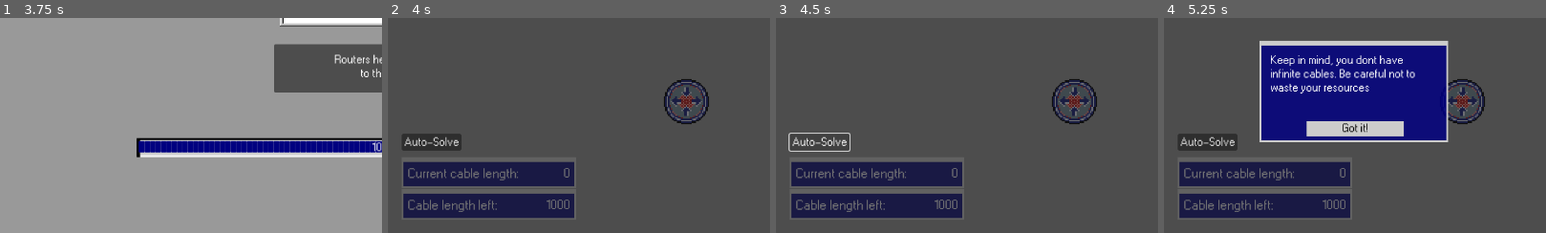
Above: before the commit, frames 1-4 (left to right).
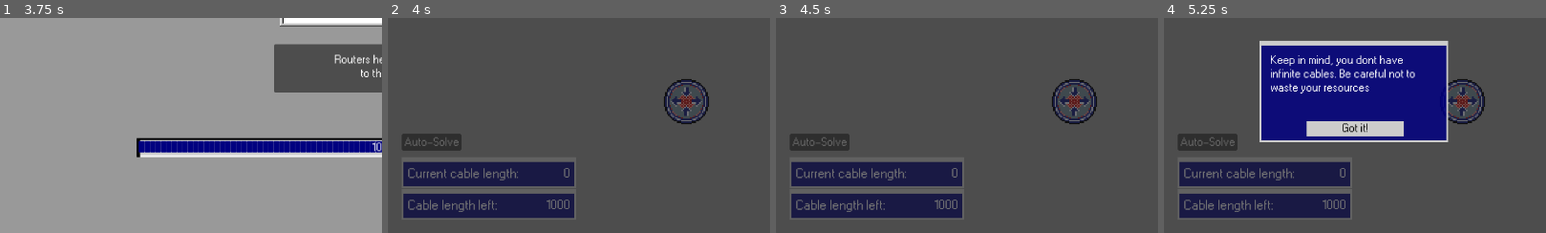
Above: after the commit, the same moments.

Repository: BcubeStudios/Netspace-Game
Game: Godot game, scene res://scenes/opening.tscn
Two runs of this game, one before a commit and one after it. Both use one fixed random seed, a clock stepped at 60 frames per second and the inputs below.
Inputs (mouse positions are % of the whole screen's width and height, from its top left):
- Up to frame 1 (3.75 s): click "☰" at 0.5 s; click "☰" at 1.25 s; click "START GAME" at 2 s; move the mouse to (72, 45) at 2.77 s; click (72, 45) at 2.92 s; move the mouse to (30, 55) at 3.52 s; click (30, 55) at 3.67 s
- Up to frame 2 (4 s): no input
- Up to frame 3 (4.5 s): click "Auto-Solve" at 4.25 s
- Up to frame 4 (5.25 s): click "Continue" at 5 s
The pictures show only the part of the screen within x 0-50%, y 50-100%; the shares and areas given below are measured in that part.

Frame 1 is identical in both runs. In frame 2, 0.2% of the frame differs, in the area x 4-19%, y 55-60%; in frame 3, 0.7%, in the area x 3-20%, y 53-63%; in frame 4, 0.2%.

Commit message:
seperated game objects

Diff:
--- a/GodotWorkspace/scenes/demo_level.tscn
+++ b/GodotWorkspace/scenes/demo_level.tscn
@@ -1,99 +1,14 @@
-[gd_scene load_steps=9 format=3 uid="uid://ddhmuwam3lrrg"]
+[gd_scene load_steps=5 format=3 uid="uid://ddhmuwam3lrrg"]
 
 [ext_resource type="Script" path="res://scripts/demo_level.gd" id="1_j08t0"]
-[ext_resource type="PackedScene" uid="uid://ctx4wos4jkx7e" path="res://scenes/director.tscn" id="2_pm2eq"]
-[ext_resource type="Theme" uid="uid://dupann3qkyje3" path="res://themes/pixel_98.tres" id="2_rkssa"]
-[ext_resource type="AudioStream" uid="uid://bar8iv8kegwxm" path="res://music/Free Game Soundtrack by chiphead64 - (hurry up).ogg" id="3_ruto6"]
+[ext_resource type="PackedScene" uid="uid://b68odumc68nqb" path="res://scenes/game_panel.tscn" id="2_fja5t"]
 [ext_resource type="PackedScene" uid="uid://yyjcuekla8dc" path="res://scenes/explanation.tscn" id="6_kbtp5"]
 [ext_resource type="PackedScene" uid="uid://smxxaf128sk0" path="res://scenes/hud.tscn" id="6_nrepm"]
-
-[sub_resource type="StyleBoxFlat" id="StyleBoxFlat_yw0v8"]
-
-[sub_resource type="StyleBoxFlat" id="StyleBoxFlat_7cmm0"]
-bg_color = Color(0.352941, 0.352941, 0.352941, 0.498039)
 
 [node name="demo_level" type="Node2D"]
 script = ExtResource("1_j08t0")
 
-[node name="backgroundPanel" type="Panel" parent="."]
-offset_right = 1281.0
-offset_bottom = 723.0
-mouse_filter = 2
-theme_override_styles/panel = SubResource("StyleBoxFlat_yw0v8")
-
-[node name="Director" parent="backgroundPanel" instance=ExtResource("2_pm2eq")]
-layout_mode = 1
-
-[node name="cablePanel" type="Panel" parent="backgroundPanel"]
-layout_mode = 0
-offset_left = 23.0
-offset_top = 646.0
-offset_right = 315.0
-offset_bottom = 698.0
-theme = ExtResource("2_rkssa")
-
-[node name="cable_Label" type="Label" parent="backgroundPanel/cablePanel"]
-layout_mode = 0
-offset_left = 10.0
-offset_top = 17.0
-offset_right = 174.0
-offset_bottom = 42.0
-theme = ExtResource("2_rkssa")
-theme_override_colors/font_color = Color(1, 1, 1, 1)
-theme_override_font_sizes/font_size = 23
-text = "Cable length left:"
-
-[node name="length_Label" type="Label" parent="backgroundPanel/cablePanel"]
-layout_mode = 0
-offset_left = 200.0
-offset_top = 17.0
-offset_right = 282.0
-offset_bottom = 40.0
-theme = ExtResource("2_rkssa")
-theme_override_font_sizes/font_size = 22
-text = "FFFF"
-horizontal_alignment = 2
-
-[node name="currCablePanel" type="Panel" parent="backgroundPanel"]
-layout_mode = 0
-offset_left = 23.0
-offset_top = 593.0
-offset_right = 315.0
-offset_bottom = 645.0
-theme = ExtResource("2_rkssa")
-
-[node name="cable_Label2" type="Label" parent="backgroundPanel/currCablePanel"]
-layout_mode = 0
-offset_left = 10.0
-offset_top = 17.0
-offset_right = 174.0
-offset_bottom = 42.0
-theme = ExtResource("2_rkssa")
-theme_override_colors/font_color = Color(1, 1, 1, 1)
-theme_override_font_sizes/font_size = 23
-text = "Current cable length:"
-
-[node name="curr_length_Label" type="Label" parent="backgroundPanel/currCablePanel"]
-layout_mode = 0
-offset_left = 200.0
-offset_top = 17.0
-offset_right = 282.0
-offset_bottom = 40.0
-theme = ExtResource("2_rkssa")
-theme_override_font_sizes/font_size = 22
-text = "FFFF"
-horizontal_alignment = 2
-
-[node name="AudioStreamPlayer2D" type="AudioStreamPlayer2D" parent="."]
-stream = ExtResource("3_ruto6")
-autoplay = true
-
-[node name="overlay" type="Panel" parent="."]
-visible = false
-offset_left = 1.0
-offset_right = 1282.0
-offset_bottom = 721.0
-theme_override_styles/panel = SubResource("StyleBoxFlat_7cmm0")
+[node name="gamePanel" parent="." instance=ExtResource("2_fja5t")]
 
 [node name="explanation" parent="." instance=ExtResource("6_kbtp5")]
 visible = false
--- /dev/null
+++ b/GodotWorkspace/scenes/game_panel.tscn
@@ -0,0 +1,93 @@
+[gd_scene load_steps=6 format=3 uid="uid://b68odumc68nqb"]
+
+[ext_resource type="Script" path="res://scripts/game_panel.gd" id="1_nwra8"]
+[ext_resource type="AudioStream" uid="uid://bar8iv8kegwxm" path="res://music/Free Game Soundtrack by chiphead64 - (hurry up).ogg" id="1_ydtua"]
+[ext_resource type="PackedScene" uid="uid://ctx4wos4jkx7e" path="res://scenes/director.tscn" id="2_iis6n"]
+[ext_resource type="Theme" uid="uid://dupann3qkyje3" path="res://themes/pixel_98.tres" id="3_fyrpk"]
+
+[sub_resource type="StyleBoxFlat" id="StyleBoxFlat_yw0v8"]
+
+[node name="gamePanel" type="Panel"]
+offset_right = 1281.0
+offset_bottom = 723.0
+mouse_filter = 2
+theme_override_styles/panel = SubResource("StyleBoxFlat_yw0v8")
+script = ExtResource("1_nwra8")
+
+[node name="AudioStreamPlayer2D" type="AudioStreamPlayer2D" parent="."]
+stream = ExtResource("1_ydtua")
+autoplay = true
+
+[node name="Director" parent="." instance=ExtResource("2_iis6n")]
+layout_mode = 1
+
+[node name="cablePanel" type="Panel" parent="."]
+layout_mode = 0
+offset_left = 23.0
+offset_top = 646.0
+offset_right = 315.0
+offset_bottom = 698.0
+theme = ExtResource("3_fyrpk")
+
+[node name="cable_Label" type="Label" parent="cablePanel"]
+layout_mode = 0
+offset_left = 10.0
+offset_top = 17.0
+offset_right = 174.0
+offset_bottom = 42.0
+theme = ExtResource("3_fyrpk")
+theme_override_colors/font_color = Color(1, 1, 1, 1)
+theme_override_font_sizes/font_size = 23
+text = "Cable length left:"
+
+[node name="length_Label" type="Label" parent="cablePanel"]
+layout_mode = 0
+offset_left = 200.0
+offset_top = 17.0
+offset_right = 282.0
+offset_bottom = 40.0
+theme = ExtResource("3_fyrpk")
+theme_override_font_sizes/font_size = 22
+text = "FFFF"
+horizontal_alignment = 2
+
+[node name="currCablePanel" type="Panel" parent="."]
+layout_mode = 0
+offset_left = 23.0
+offset_top = 593.0
+offset_right = 315.0
+offset_bottom = 645.0
+theme = ExtResource("3_fyrpk")
+
+[node name="cable_Label2" type="Label" parent="currCablePanel"]
+layout_mode = 0
+offset_left = 10.0
+offset_top = 17.0
+offset_right = 174.0
+offset_bottom = 42.0
+theme = ExtResource("3_fyrpk")
+theme_override_colors/font_color = Color(1, 1, 1, 1)
+theme_override_font_sizes/font_size = 23
+text = "Current cable length:"
+
+[node name="curr_length_Label" type="Label" parent="currCablePanel"]
+layout_mode = 0
+offset_left = 200.0
+offset_top = 17.0
+offset_right = 282.0
+offset_bottom = 40.0
+theme = ExtResource("3_fyrpk")
+theme_override_font_sizes/font_size = 22
+text = "FFFF"
+horizontal_alignment = 2
+
+[node name="solveButton" type="Button" parent="."]
+layout_mode = 0
+offset_left = 23.0
+offset_top = 554.0
+offset_right = 123.0
+offset_bottom = 582.0
+theme = ExtResource("3_fyrpk")
+text = "Auto-Solve"
+
+[connection signal="pressed" from="solveButton" to="." method="_on_solve_button_pressed"]
--- a/GodotWorkspace/scenes/hud.tscn
+++ b/GodotWorkspace/scenes/hud.tscn
@@ -1,13 +1,25 @@
-[gd_scene load_steps=3 format=3 uid="uid://smxxaf128sk0"]
+[gd_scene load_steps=5 format=3 uid="uid://smxxaf128sk0"]
 
+[ext_resource type="Script" path="res://scripts/hud.gd" id="1_kxnmn"]
 [ext_resource type="Theme" uid="uid://dupann3qkyje3" path="res://themes/pixel_98.tres" id="1_xdl22"]
 [ext_resource type="PackedScene" uid="uid://c6fth4mtmu8c0" path="res://scenes/settings_menu.tscn" id="2_2df07"]
+
+[sub_resource type="StyleBoxFlat" id="StyleBoxFlat_xka14"]
+bg_color = Color(0.352941, 0.352941, 0.352941, 0.498039)
 
 [node name="HUD" type="Control"]
 layout_mode = 3
 anchors_preset = 0
 offset_right = 40.0
 offset_bottom = 40.0
+script = ExtResource("1_kxnmn")
+
+[node name="overlay" type="Panel" parent="."]
+visible = false
+offset_left = 1.0
+offset_right = 1282.0
+offset_bottom = 721.0
+theme_override_styles/panel = SubResource("StyleBoxFlat_xka14")
 
 [node name="settingButton" type="Button" parent="."]
 layout_mode = 0
@@ -129,12 +141,3 @@
 offset_bottom = 451.0
 theme = ExtResource("1_xdl22")
 text = "Reset"
-
-[node name="solveButton" type="Button" parent="."]
-layout_mode = 0
-offset_left = 23.0
-offset_top = 554.0
-offset_right = 123.0
-offset_bottom = 582.0
-theme = ExtResource("1_xdl22")
-text = "Auto-Solve"
--- a/GodotWorkspace/scripts/demo_level.gd
+++ b/GodotWorkspace/scripts/demo_level.gd
@@ -1,16 +1,11 @@
 extends Node2D
-
-var setting_on = false
-@onready var length_label = $backgroundPanel/cablePanel/length_Label
-@onready var curr_length_label = $backgroundPanel/currCablePanel/curr_length_Label
-@onready var director_scene = preload("res://scenes/director.tscn")
 
 # Called when the node enters the scene tree for the first time.
 func _ready():
 	if Global.First_time:
 		$explanation.show()
 	Global.First_time = false
-	var dir = $backgroundPanel/Director
+	var dir = $gamePanel/Director
 	dir.createEndPoint("point1", Vector2i(700, 100))
 	dir.createEndPoint("point2", Vector2i(950, 500))
 	dir.createPoint("point3", Vector2i(500, 500))
@@ -20,61 +15,9 @@
 	dir.length_left = 1000
 
 
-
-func _process(_delta):
-	if Input.is_action_just_pressed("Settings"):
-		settingsMenu()
-	length_label.text = str(int($backgroundPanel/Director.length_left))
-	curr_length_label.text = str(int($backgroundPanel/Director.curr_length))
-
-
-func settingsMenu():
-	var setting_panel = $HUD/settingPanel
-	var overlay = $overlay
-	if setting_on:
-		setting_panel.hide()
-		overlay.hide()
-		Engine.time_scale = 1
-	else :
-		setting_panel.show()
-		overlay.show()
-		Engine.time_scale = 0
-	setting_on = !setting_on
-pass
-
-
-#activates the settings mode
-func _on_setting_button_pressed():
-	settingsMenu()
-	pass # Replace with function body.
-
-
-#toggles the info panel
-func _on_info_toggle_toggled(toggled_on):
-	var info_graphic = $HUD/infoPanel
-	if toggled_on:
-		info_graphic.show()
-	else:
-		info_graphic.hide()
-
-
-#toggles the objectives panel
-func _on_objectives_toggle_toggled(toggled_on):
-	var objectives_graphic = $HUD/objectivesPanel
-	if toggled_on:
-		objectives_graphic.show()
-	else:
-		objectives_graphic.hide()
-
-func _on_reset_button_pressed():
-	self.reset()
-
 func level_won():
 	await Global.wait(1.5)
 	get_tree().change_scene_to_file("res://scenes/ending.tscn")
 
 func reset():
 	get_tree().change_scene_to_file("res://scenes/demo_level.tscn")
-
-func _on_solve_button_pressed():
-	$backgroundPanel/Director.auto_solve()
--- /dev/null
+++ b/GodotWorkspace/scripts/game_panel.gd
@@ -0,0 +1,12 @@
+extends Panel
+
+@onready var length_label = $cablePanel/length_Label
+@onready var curr_length_label = $currCablePanel/curr_length_Label
+
+func _process(_delta):
+	length_label.text = str(int($Director.length_left))
+	curr_length_label.text = str(int($Director.curr_length))
+
+
+func _on_solve_button_pressed():
+	$Director.auto_solve()
--- /dev/null
+++ b/GodotWorkspace/scripts/hud.gd
@@ -0,0 +1,49 @@
+extends Control
+
+var setting_on = false
+
+
+func _process(_delta):
+	if Input.is_action_just_pressed("Settings"):
+		settingsMenu()
+
+func settingsMenu():
+	var setting_panel = $HUD/settingPanel
+	var overlay = $overlay
+	if setting_on:
+		setting_panel.hide()
+		overlay.hide()
+		Engine.time_scale = 1
+	else :
+		setting_panel.show()
+		overlay.show()
+		Engine.time_scale = 0
+	setting_on = !setting_on
+
+
+
+#activates the settings mode
+func _on_setting_button_pressed():
+	settingsMenu()
+
+
+#toggles the info panel
+func _on_info_toggle_toggled(toggled_on):
+	var info_graphic = $HUD/infoPanel
+	if toggled_on:
+		info_graphic.show()
+	else:
+		info_graphic.hide()
+
+
+#toggles the objectives panel
+func _on_objectives_toggle_toggled(toggled_on):
+	var objectives_graphic = $HUD/objectivesPanel
+	if toggled_on:
+		objectives_graphic.show()
+	else:
+		objectives_graphic.hide()
+
+func _on_reset_button_pressed():
+	#.reset()
+	pass
